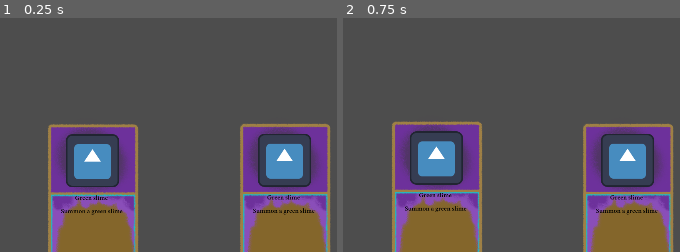
Above: before the commit, frames 1-2 (left to right).
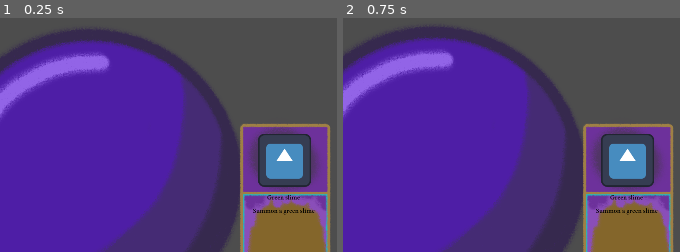
Above: after the commit, the same moments.

Repository: LuisLasbelin/LudumDare55
Game: Godot game, scene res://scenes/game_screen.tscn
Two runs of this game, one before a commit and one after it. Both use one fixed random seed, a clock stepped at 60 frames per second and the inputs below. The engine's default icon, where the game draws it, is replaced by a stand-in: a white triangle on a blue panel in a dark square.
Inputs (mouse positions are in pixels of both pictures, inside the frame that each line leads up to):
- Up to frame 1 (0.25 s): no input
- Up to frame 2 (0.75 s): tap Enter at 0.5 s; move the mouse to (437, 191) at 0.52 s; press the mouse at (437, 191) at 0.53 s

The runs differ from the first frame. In frame 1, 60% of the frame differs, in the area x 0-72%, y 4-100%; in frame 2, 61%, in the area x 0-72%, y 3-100%.

Commit message:
FEAT: summon and sacrifice completed

Diff:
--- /dev/null
+++ b/assets/cards/sacrifice/Sacrifice.tres
@@ -0,0 +1,12 @@
+[gd_resource type="Resource" script_class="CardData" load_steps=4 format=3 uid="uid://csww72dbjtog3"]
+
+[ext_resource type="PackedScene" uid="uid://bosv738pkhwyg" path="res://assets/cards/sacrifice/node.tscn" id="1_m5of2"]
+[ext_resource type="Script" path="res://scripts/cards/CardData.gd" id="1_yhx6m"]
+[ext_resource type="Texture2D" uid="uid://nnbapl1ix8hf" path="res://assets/sprites/orb.png" id="2_wtybn"]
+
+[resource]
+script = ExtResource("1_yhx6m")
+title = "Sacrifice"
+image = ExtResource("2_wtybn")
+text = "Sacrifice a creature and gain mana from it"
+card_effect_node = ExtResource("1_m5of2")
--- /dev/null
+++ b/assets/cards/sacrifice/node.tscn
@@ -0,0 +1,6 @@
+[gd_scene load_steps=2 format=3 uid="uid://bosv738pkhwyg"]
+
+[ext_resource type="Script" path="res://scripts/cards/SacrificeCard.gd" id="1_05c74"]
+
+[node name="CardEffect" type="Node"]
+script = ExtResource("1_05c74")
--- a/scenes/card.tscn
+++ b/scenes/card.tscn
@@ -1,9 +1,8 @@
-[gd_scene load_steps=7 format=3 uid="uid://bjb5pwaap3br6"]
+[gd_scene load_steps=6 format=3 uid="uid://bjb5pwaap3br6"]
 
 [ext_resource type="Script" path="res://scripts/cards/Card.gd" id="1_8cpji"]
 [ext_resource type="Texture2D" uid="uid://gijnwrqxkv6l" path="res://assets/sprites/card.png" id="1_jh113"]
 [ext_resource type="LabelSettings" uid="uid://b27r0wbp4lith" path="res://assets/fonts/card_text.tres" id="2_duo0v"]
-[ext_resource type="Resource" uid="uid://btxdqt6p2l5nn" path="res://assets/cards/summon_green_slime/effect.tres" id="2_htp6o"]
 [ext_resource type="Texture2D" uid="uid://5q3wpuphtnag" path="res://icon.svg" id="5_wiwkd"]
 
 [sub_resource type="RectangleShape2D" id="RectangleShape2D_hp6x5"]
@@ -11,7 +10,6 @@
 
 [node name="Card" type="Node2D"]
 script = ExtResource("1_8cpji")
-card_data = ExtResource("2_htp6o")
 
 [node name="Background" type="Sprite2D" parent="."]
 position = Vector2(2.12499, -12.875)
--- a/scenes/creature.tscn
+++ b/scenes/creature.tscn
@@ -1,12 +1,21 @@
-[gd_scene load_steps=3 format=3 uid="uid://bbej6su5ftpfk"]
+[gd_scene load_steps=4 format=3 uid="uid://bbej6su5ftpfk"]
 
-[ext_resource type="Script" path="res://scripts/creatures/Creature.gd" id="1_48s7b"]
+[ext_resource type="Script" path="res://scripts/creatures/Creature.gd" id="1_k2jqe"]
 [ext_resource type="Texture2D" uid="uid://5q3wpuphtnag" path="res://icon.svg" id="2_vibeh"]
 
+[sub_resource type="RectangleShape2D" id="RectangleShape2D_5u2qc"]
+size = Vector2(132, 135)
+
 [node name="Creature" type="Node2D"]
-script = ExtResource("1_48s7b")
+script = ExtResource("1_k2jqe")
 metadata/_edit_vertical_guides_ = [337.0]
 metadata/_edit_horizontal_guides_ = [585.0]
 
 [node name="Sprite2D" type="Sprite2D" parent="."]
 texture = ExtResource("2_vibeh")
+
+[node name="CreatureArea" type="Area2D" parent="."]
+
+[node name="CollisionShape2D" type="CollisionShape2D" parent="CreatureArea"]
+position = Vector2(2, -3.5)
+shape = SubResource("RectangleShape2D_5u2qc")
--- a/scenes/game_screen.tscn
+++ b/scenes/game_screen.tscn
@@ -1,17 +1,23 @@
-[gd_scene load_steps=3 format=3 uid="uid://7becxd7tbxbr"]
+[gd_scene load_steps=6 format=3 uid="uid://7becxd7tbxbr"]
 
 [ext_resource type="PackedScene" uid="uid://bjb5pwaap3br6" path="res://scenes/card.tscn" id="1_8si5p"]
+[ext_resource type="Script" path="res://scripts/StartGame.gd" id="1_abc0c"]
+[ext_resource type="Resource" uid="uid://csww72dbjtog3" path="res://assets/cards/sacrifice/Sacrifice.tres" id="3_yhu8d"]
+[ext_resource type="Resource" uid="uid://btxdqt6p2l5nn" path="res://assets/cards/summon_green_slime/SummonGreenSlime.tres" id="4_7xv7t"]
 
 [sub_resource type="RectangleShape2D" id="RectangleShape2D_xktb1"]
 size = Vector2(1337, 714)
 
 [node name="GameScreen" type="Node2D"]
+script = ExtResource("1_abc0c")
 
 [node name="Card" parent="." instance=ExtResource("1_8si5p")]
 position = Vector2(221, 940)
+card_data = ExtResource("3_yhu8d")
 
 [node name="Card2" parent="." instance=ExtResource("1_8si5p")]
 position = Vector2(682, 939)
+card_data = ExtResource("4_7xv7t")
 
 [node name="SummonArea" type="Area2D" parent="."]
 input_pickable = false
--- /dev/null
+++ b/scripts/StartGame.gd
@@ -0,0 +1,6 @@
+extends Node2D
+
+
+# Called when the node enters the scene tree for the first time.
+func _ready():
+	pass
--- a/scripts/autoload/AL_GameState.gd
+++ b/scripts/autoload/AL_GameState.gd
@@ -1,3 +1,24 @@
 extends Node
 
-var current_mana : int = 0
+@export var current_mana : int = 0
+@export var cards_in_discard : Array[CardData] = []
+@export var cards_in_hand : Array[CardData] = [
+	load("res://assets/cards/sacrifice/Sacrifice.tres"),
+	load("res://assets/cards/summon_green_slime/SummonGreenSlime.tres")
+]
+@export var cards_in_deck : Array[CardData] = [
+	load("res://assets/cards/sacrifice/Sacrifice.tres"),
+	load("res://assets/cards/sacrifice/Sacrifice.tres"),
+	load("res://assets/cards/summon_green_slime/SummonGreenSlime.tres"),
+	load("res://assets/cards/summon_green_slime/SummonGreenSlime.tres"),
+	load("res://assets/cards/summon_green_slime/SummonGreenSlime.tres")
+]
+
+
+func steal_card():
+	cards_in_hand.append(cards_in_deck[0])
+
+
+func discard(card : CardData):
+	cards_in_discard.append(cards_in_hand[cards_in_hand.find(card)])
+	cards_in_hand.erase(card)
--- a/scripts/cards/Card.gd
+++ b/scripts/cards/Card.gd
@@ -29,8 +29,6 @@
 	if event.is_action_released("pick"):
 		# Check if it is on a valid area to use the card
 		var areas = $Area2D.get_overlapping_areas()
-		for area in areas:
-			if area.name == "SummonArea":
-				card_effect.use()
+		card_effect.use(areas)
 		picked = false
 		self.position = origin_position
--- a/scripts/cards/CardEffect.gd
+++ b/scripts/cards/CardEffect.gd
@@ -2,5 +2,12 @@
 class_name CardEffect
 
 
-func use():
+func use(areas : Array[Area2D]) -> bool:
 	printerr("ERROR: this card has no effect.")
+	return false
+
+
+func destroy():
+	# delete card from scene and change card to discarded pile
+	GameState.discard(self.get_parent().card_data)
+	self.get_parent().origin_position = Vector2(-999,-999)
--- /dev/null
+++ b/scripts/cards/SacrificeCard.gd
@@ -0,0 +1,10 @@
+extends CardEffect
+class_name SacrificeCard
+
+func use(areas : Array[Area2D]) -> bool:
+	for area in areas:
+		if area.name == "CreatureArea":
+			var result = CardsEffectsManager.sacrifice(area.get_parent())
+			if result == true: self.destroy()
+			return true
+	return false
--- a/scripts/cards/SummonCard.gd
+++ b/scripts/cards/SummonCard.gd
@@ -4,6 +4,10 @@
 @export var creature_to_summon : CreatureData
 
 
-func use():
-	var result = CardsEffectsManager.summon(creature_to_summon)
-	if result == true: get_parent().queue_free()
+func use(areas : Array[Area2D]) -> bool:
+	for area in areas:
+		if area.name == "SummonArea":
+			var result = CardsEffectsManager.summon(creature_to_summon)
+			if result == true: self.destroy()
+			return true
+	return false
Renamed: assets/cards/summon_green_slime/effect.tres -> assets/cards/summon_green_slime/SummonGreenSlime.tres
